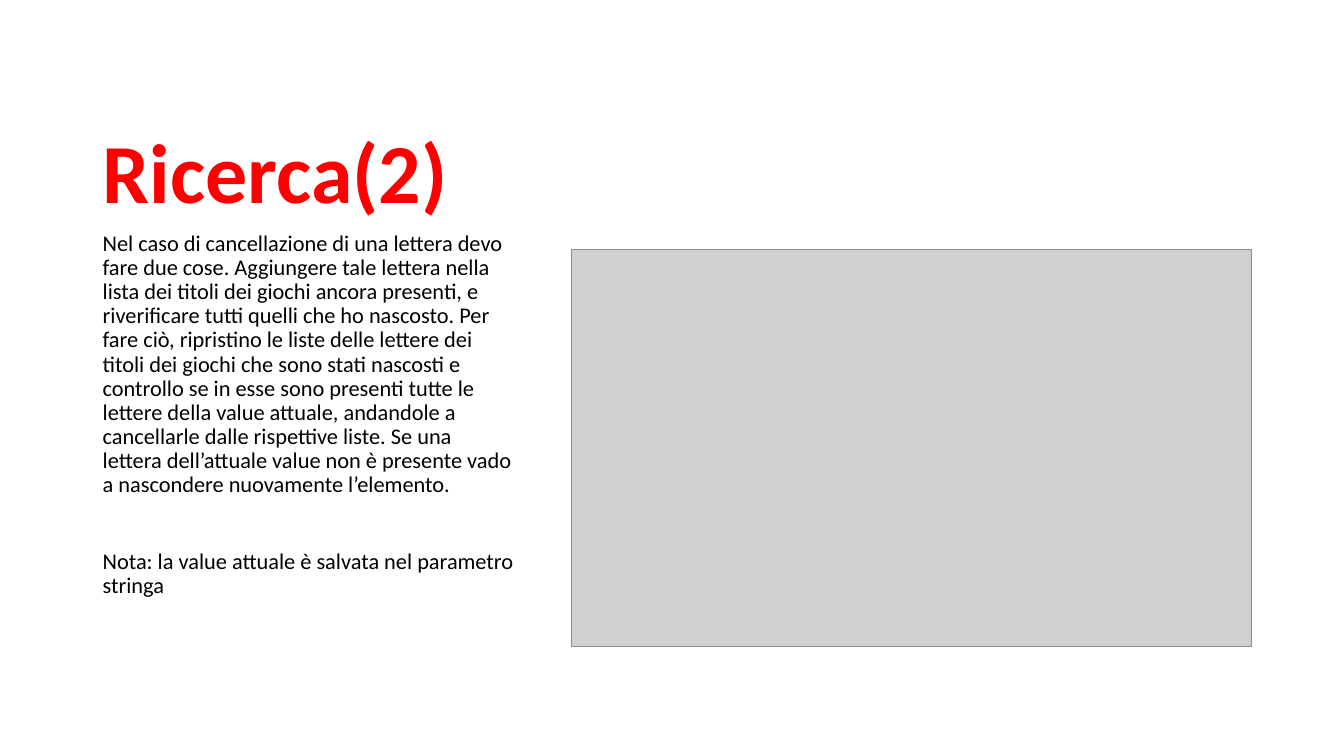
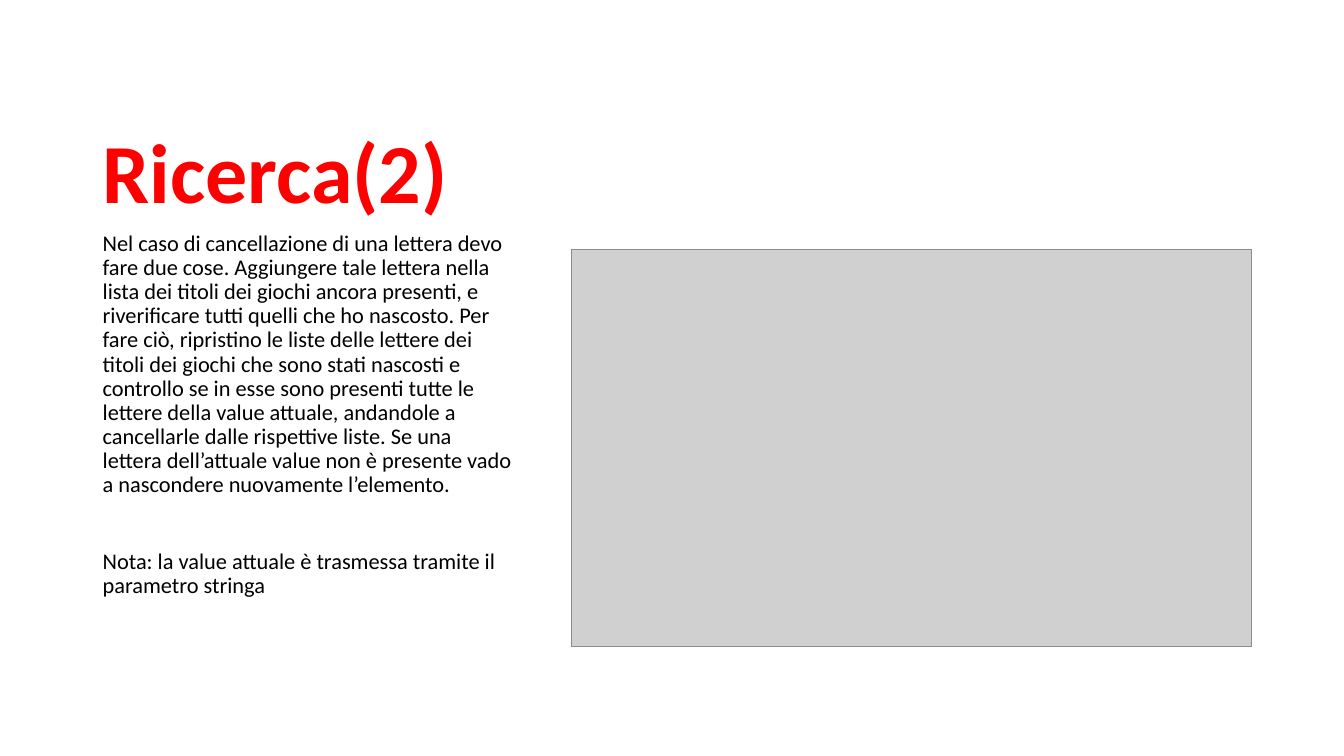
Before and after one commit to TheGarbage/mhw2, a slide deck: slide 10 of mhw2.pptx. Drawn at 1344x756 pixels with LibreOffice and Linux fonts; fonts in the diff are those of the drawing; grey boxes stand for pictures. Boxes give left, top, right and bottom in pixels: in the first picture for what was removed or moved away, otherwise in the second. Text is boxed around its words. In the diff, an @@ line names an element or a change of style, - is before the commit and + after.

```diff
--- a/mhw2.pptx
+++ b/mhw2.pptx
@@ text at (103,553,495,597): text changed @@
-Nota: la value attuale è salvata nel parametro stringa
+Nota: la value attuale è trasmessa tramite il parametro stringa
```
Also in this commit, not shown: 10 other slides changed.
